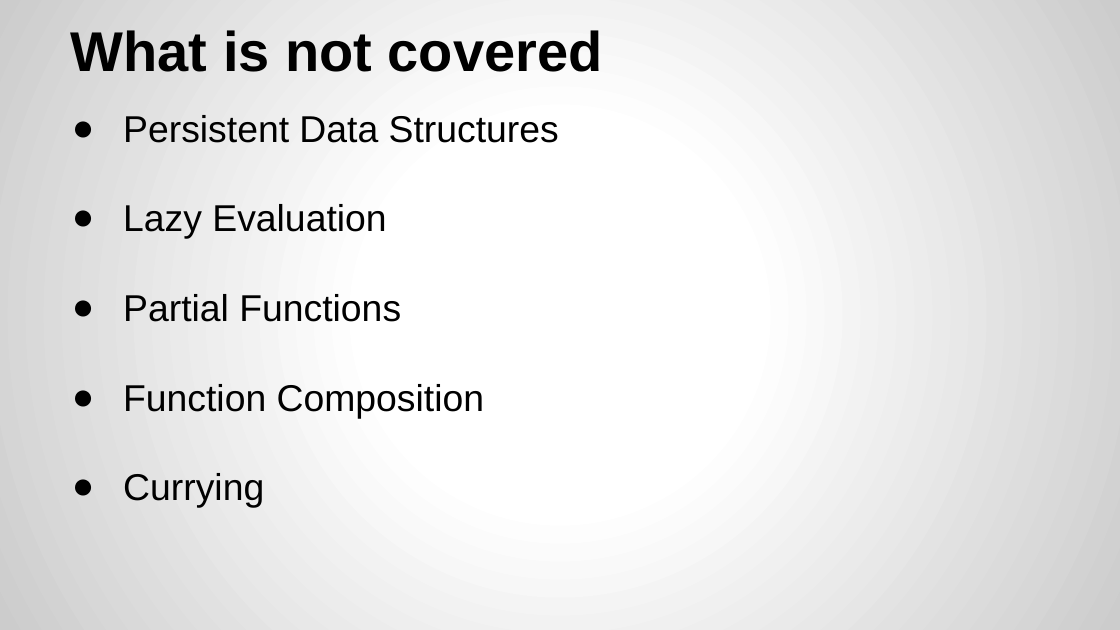
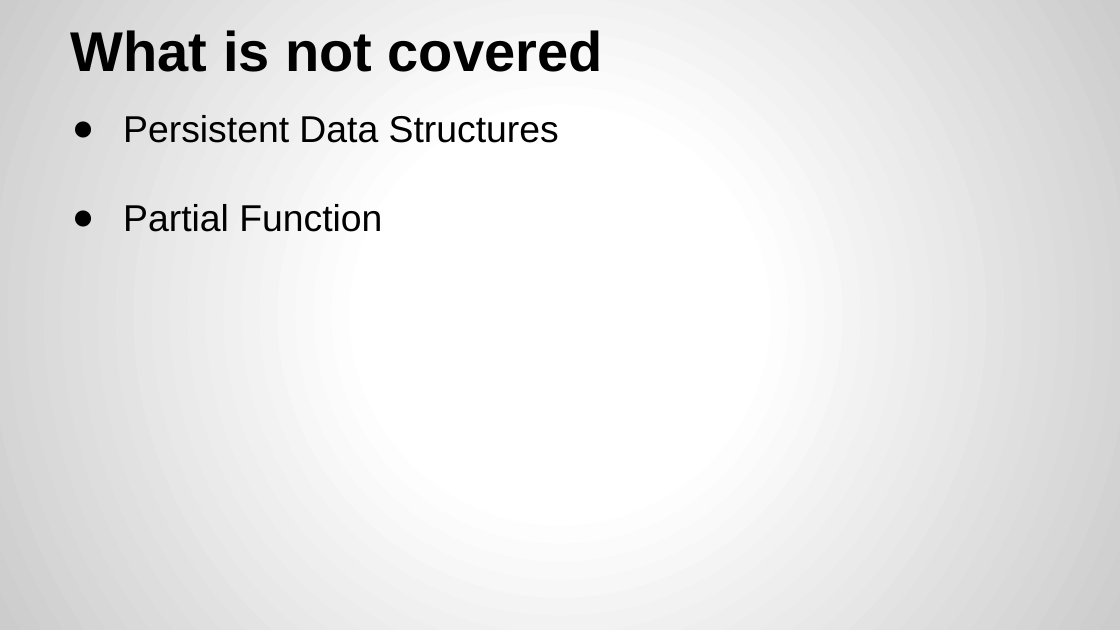
Before and after one commit to yogeshrnaik/presentations, a slide deck: slide 19 of Functional Programming with Java 8.pptx (slide 14 before the commit). Drawn at 1120x630 pixels with LibreOffice and Linux fonts; fonts in the diff are those of the drawing. Boxes give left, top, right and bottom in pixels: in the first picture for what was removed or moved away, otherwise in the second. Text is boxed around its words. In the diff, an @@ line names an element or a change of style, - is before the commit and + after.

```diff
--- a/Functional Programming with Java 8.pptx
+++ b/Functional Programming with Java 8.pptx
@@ text at [123,204,382,232]: text changed @@
-● Lazy Evaluation
-● Partial Functions
-● Function Composition
-● Currying
+● Partial Function
```
Also in this commit, not shown: 7 other slides changed, 5 slides added.
